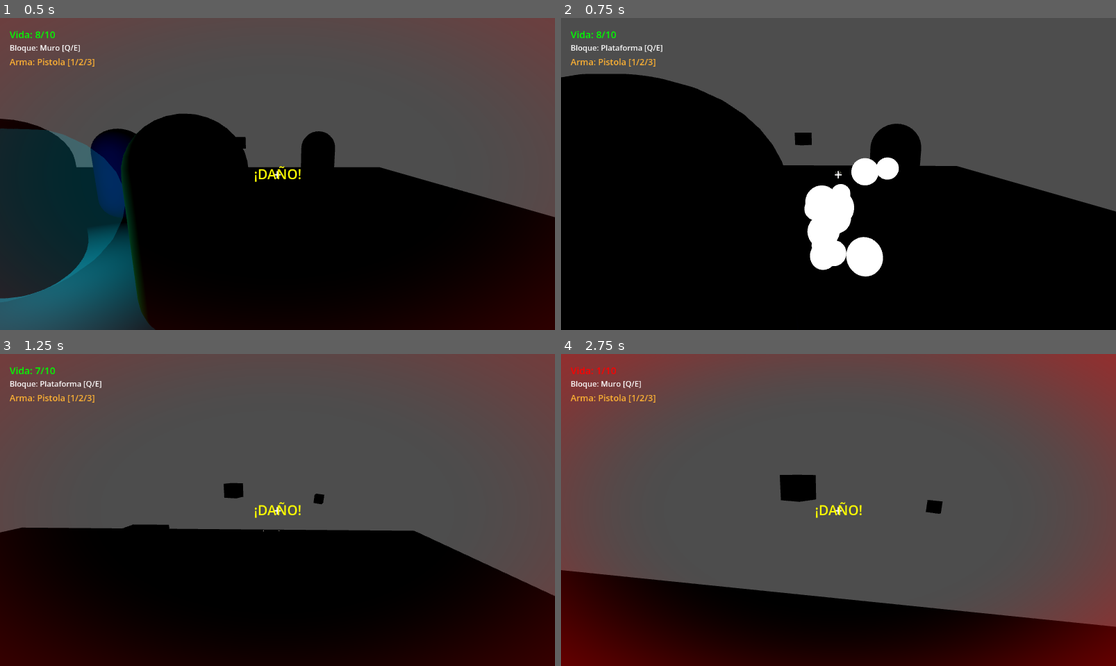
Above: before the commit, frames 1-4 (two rows, left to right).
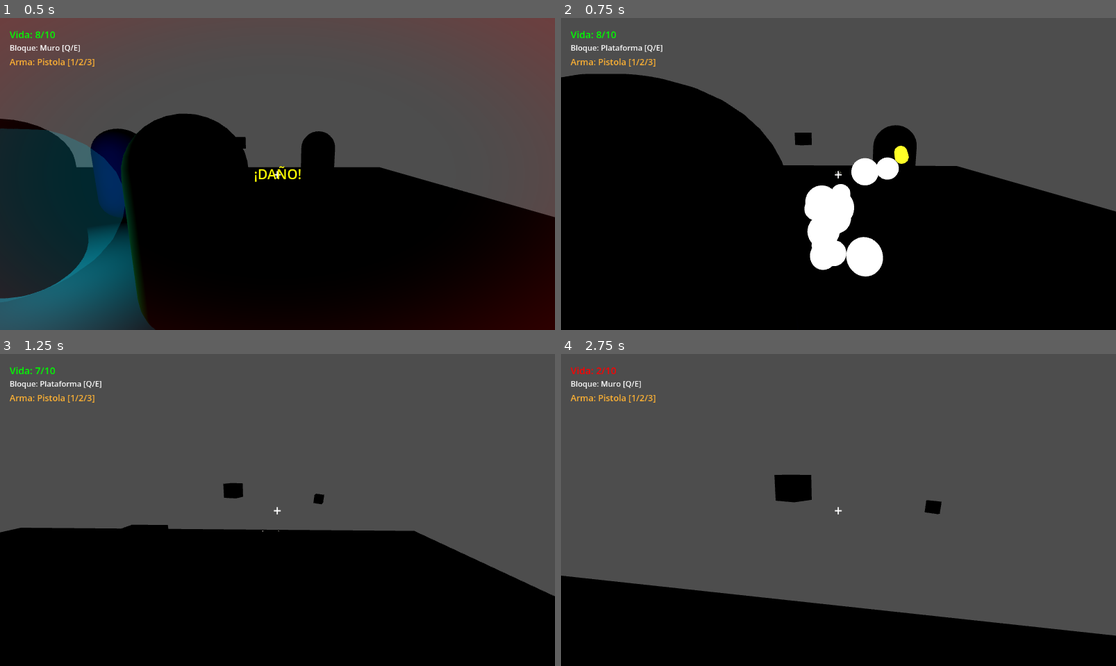
Above: after the commit, the same moments.

Repository: kilder16/NEXUS
Game: Godot game, scene res://scenes/levels/test_level.tscn
Same seed, same stepped clock (60 frames per second), same inputs: the game is played once before the commit and once after it. This scene is started directly instead of the project's main scene.
Inputs (mouse positions are in pixels of both pictures, inside the frame that each line leads up to):
- Up to frame 1 (0.5 s): no input
- Up to frame 2 (0.75 s): tap Enter at 0.5 s; move the mouse to (832, 180) at 0.52 s; hold Up from 0.53 s (still down); tap Q at 0.6 s; click (832, 180) at 0.67 s
- Up to frame 3 (1.25 s): keep holding Up; tap Space at 0.77 s
- Up to frame 4 (2.75 s): keep holding Up; move the mouse to (877, 513) at 1.27 s; tap E at 1.35 s; tap Space at 1.52 s; move the mouse to (794, 506) at 2.02 s; tap 1 at 2.1 s

Frame 1 is identical in both runs. In frame 2, 0.3% of the frame differs, in the area x 55-65%, y 33-48%; in frame 3, 11%; in frame 4, 29%, in the area x 0-100%, y 0-100%.

Commit message:
feat(enemy): Centinela ranged corto + refactor _perform_attack
El Centinela (enemy.gd base) ahora dispara proyectiles cortos en vez de
pegar melee. attack_range 2.0→6.0, attack_cooldown 1.0→1.5. Spawn de
projectile_short.tscn (cápsula amarilla emisiva, speed 10, damage 1) que
se auto-orienta a la dirección de vuelo en la primera frame.

Refactor: extraído el "qué hace el golpe cuando attack_timer expira" a
método virtual _perform_attack() en la base (default: shoot_projectile_short).
Bastión (enemy_tank) y Asaltante (enemy_fast) overriden _perform_attack
para preservar su melee original; setean attack_range=2.0 y
attack_cooldown=1.0 explícitos. Tirador (enemy_ranged) intacto: ya tenía
su propio override completo de do_chase/do_attack.

Co-Authored-By: Claude Opus 4.7 (1M context) <noreply@anthropic.com>

Diff:
--- /dev/null
+++ b/scenes/enemies/projectile_short.tscn
@@ -0,0 +1,29 @@
+[gd_scene format=3 uid="uid://cf27u4xac2bee"]
+
+[ext_resource type="Script" path="res://scripts/ai/projectile_short.gd" id="1_short"]
+
+[sub_resource type="CapsuleShape3D" id="CapsuleShape3D_short"]
+radius = 0.08
+height = 0.4
+
+[sub_resource type="CapsuleMesh" id="CapsuleMesh_short"]
+radius = 0.08
+height = 0.4
+radial_segments = 12
+rings = 4
+
+[sub_resource type="StandardMaterial3D" id="StandardMaterial3D_short"]
+albedo_color = Color(1, 0.9, 0.15, 1)
+emission_enabled = true
+emission = Color(1, 0.85, 0.1, 1)
+emission_energy_multiplier = 1.6
+
+[node name="ProjectileShort" type="Area3D"]
+script = ExtResource("1_short")
+
+[node name="CollisionShape3D" type="CollisionShape3D" parent="."]
+shape = SubResource("CapsuleShape3D_short")
+
+[node name="MeshInstance3D" type="MeshInstance3D" parent="."]
+mesh = SubResource("CapsuleMesh_short")
+surface_material_override/0 = SubResource("StandardMaterial3D_short")
--- a/scripts/ai/enemy.gd
+++ b/scripts/ai/enemy.gd
@@ -1,6 +1,10 @@
 extends CharacterBody3D
 
 signal died(enemy: Node)
+
+# Proyectil corto que dispara el Centinela. Subclases que cambien el arma
+# (ej. enemy_tank con melee) overriden do_attack y no usan esto.
+const PROJECTILE_SHORT_SCENE: PackedScene = preload("res://scenes/enemies/projectile_short.tscn")
 
 # === STATS ===
 var health = 3
@@ -13,9 +17,11 @@
 var speed = 2.5
 var chase_speed = 4.0
 var attack_damage = 1
-var attack_range = 2.0
+# Centinela ahora dispara a corta distancia. attack_range es el umbral de
+# entrada a ATTACK; subclases melee (ej. enemy_tank) lo bajan a ~2.0.
+var attack_range = 6.0
 var detect_range = 10.0
-var attack_cooldown = 1.0
+var attack_cooldown = 1.5
 var base_color = Color(0.8, 0.1, 0.1)
 
 # === PATRULLA ===
@@ -147,9 +153,28 @@
 	# Atacar si el cooldown terminó
 	if attack_timer <= 0:
 		attack_timer = attack_cooldown
-		print("¡ENEMIGO ATACA! Daño: ", attack_damage)
-		if player.has_method("take_damage"):
-			player.take_damage(attack_damage)
+		_perform_attack()
+
+# Acción del golpe. Default: dispara proyectil corto (Centinela).
+# Subclases melee (enemy_tank, enemy_fast) overriden para hacer player.take_damage.
+func _perform_attack() -> void:
+	shoot_projectile_short()
+
+func shoot_projectile_short() -> void:
+	if player == null:
+		return
+	var projectile: Area3D = PROJECTILE_SHORT_SCENE.instantiate()
+	get_tree().current_scene.add_child(projectile)
+	# Spawn ligeramente delante y a la altura del torso para no chocar consigo mismo.
+	var to_player_dir: Vector3 = (player.global_position - global_position).normalized()
+	var spawn_offset: Vector3 = to_player_dir * 1.0
+	spawn_offset.y = 0.8
+	projectile.global_position = global_position + spawn_offset
+	projectile.direction = (player.global_position - projectile.global_position).normalized()
+	projectile.shooter = self
+	projectile.damage = attack_damage
+	AudioManager.play_sfx_pitched("shot")
+	print("¡CENTINELA DISPARA!")
 
 func check_player_distance():
 	if player == null:
--- a/scripts/ai/enemy_fast.gd
+++ b/scripts/ai/enemy_fast.gd
@@ -1,7 +1,7 @@
 extends "res://scripts/ai/enemy.gd"
 
 # === ENEMY FAST ===
-# Rápido, frágil, golpea más fuerte.
+# Rápido, frágil, golpea más fuerte. Melee: carga al player y pega.
 
 func _ready():
 	super._ready()
@@ -11,4 +11,16 @@
 	speed = 5.0
 	chase_speed = 8.0
 	attack_damage = 2
+	# El Centinela (base) pasó a ranged corto (range 6, cooldown 1.5). El
+	# Asaltante mantiene melee original: rango 2.0 y cooldown 1.0.
+	attack_range = 2.0
+	attack_cooldown = 1.0
 	base_color = Color(1.0, 0.85, 0.1)  # Amarillo
+
+# Preserva el patrón melee del Asaltante (la base ahora dispara proyectiles cortos).
+func _perform_attack() -> void:
+	if player == null:
+		return
+	print("¡ASALTANTE GOLPEA! Daño: ", attack_damage)
+	if player.has_method("take_damage"):
+		player.take_damage(attack_damage)
--- a/scripts/ai/enemy_tank.gd
+++ b/scripts/ai/enemy_tank.gd
@@ -19,10 +19,23 @@
 	speed = 1.25
 	chase_speed = 2.0
 	attack_damage = 1
+	# El Centinela base pasó a ranged corto (attack_range = 6, cooldown 1.5).
+	# El Bastión mantiene su melee original: rango 2.0 y cooldown 1.0.
+	attack_range = 2.0
+	attack_cooldown = 1.0
 	base_color = Color(0.2, 0.3, 0.6)  # Azul oscuro
 	# El aura arranca visible si tiene escudo, oculta si no.
 	if _shield_visual:
 		_shield_visual.visible = shield > 0
+
+# El Centinela (base) ahora dispara proyectiles cortos cuando attack_timer expira.
+# El Bastión preserva su patrón melee overrideando sólo _perform_attack.
+func _perform_attack() -> void:
+	if player == null:
+		return
+	print("¡BASTIÓN GOLPEA! Daño: ", attack_damage)
+	if player.has_method("take_damage"):
+		player.take_damage(attack_damage)
 
 func _on_shield_broken() -> void:
 	if _shield_visual:
--- /dev/null
+++ b/scripts/ai/projectile_short.gd
@@ -0,0 +1,37 @@
+extends Area3D
+
+# === PROYECTIL CORTO ===
+# Usado por Centinela (enemy.gd base). Más corto, más lento y menos
+# alcance temporal que el proyectil del Tirador (enemy_ranged).
+
+var speed = 10.0
+var damage = 1
+var lifetime = 2.0
+var direction = Vector3.FORWARD
+var shooter: Node = null
+var _oriented: bool = false
+
+func _ready():
+	body_entered.connect(_on_body_entered)
+	await get_tree().create_timer(lifetime).timeout
+	if is_instance_valid(self):
+		queue_free()
+
+func _physics_process(delta):
+	# El shooter setea direction después de add_child (post _ready). Orientamos
+	# la cápsula en la primera frame para que su eje largo apunte al vuelo.
+	if not _oriented and direction.length_squared() > 0.001:
+		var up: Vector3 = Vector3.UP
+		if abs(direction.normalized().dot(Vector3.UP)) > 0.99:
+			up = Vector3.RIGHT
+		look_at(global_position + direction, up)
+		rotate_object_local(Vector3.RIGHT, PI / 2.0)
+		_oriented = true
+	global_position += direction * speed * delta
+
+func _on_body_entered(body):
+	if body == shooter:
+		return
+	if body.is_in_group("player") and body.has_method("take_damage"):
+		body.take_damage(damage)
+	queue_free()
Not shown, added: scripts/ai/projectile_short.gd.uid
